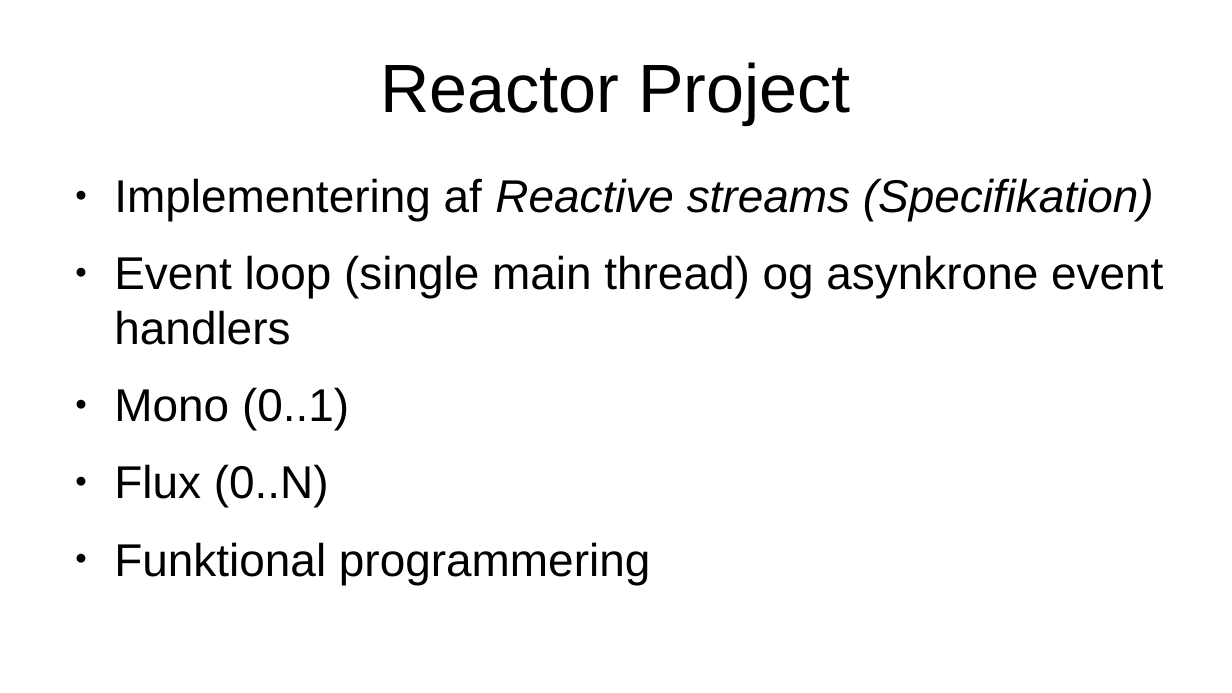
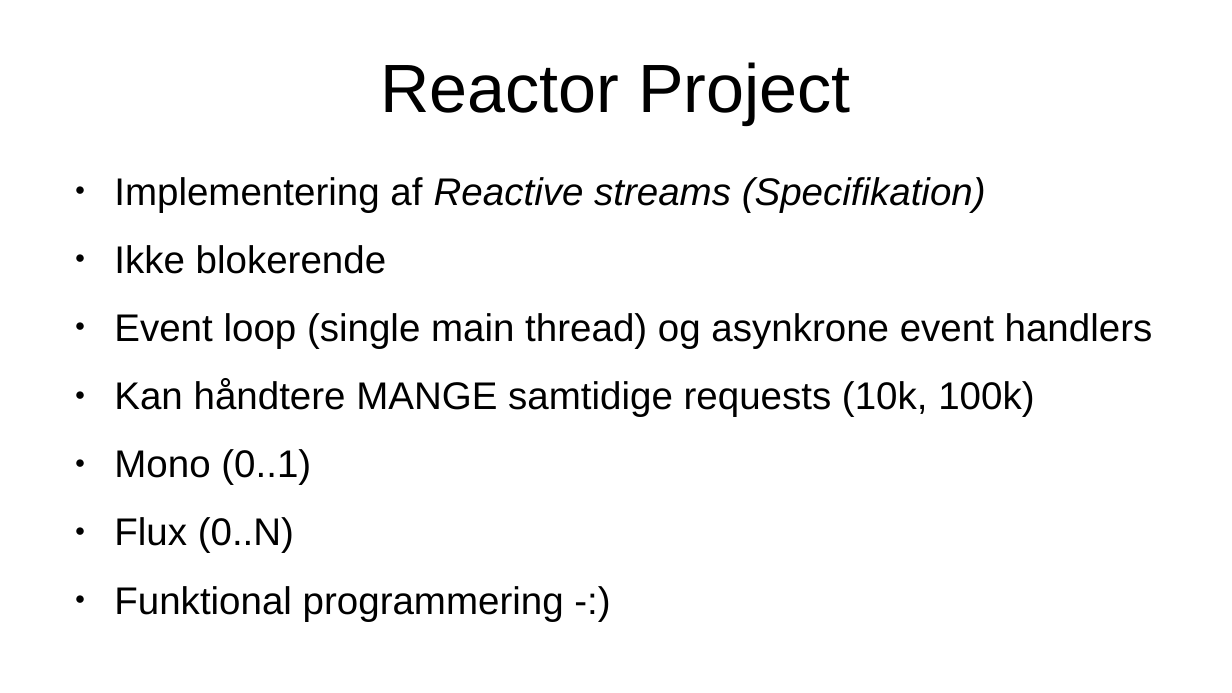
Before and after one commit to piotrskawinski/reactive-demo, a slide deck: slide 5 of docs/Reactive programming.odp (slide 4 before the commit). Drawn at 1232x693 pixels with LibreOffice and Linux fonts; fonts in the diff are those of the drawing. Boxes give left, top, right and bottom in pixels: in the first picture for what was removed or moved away, otherwise in the second. Text is boxed around its words. In the diff, an @@ line names an element or a change of style, - is before the commit and + after.

```diff
--- a/docs/Reactive programming.odp
+++ b/docs/Reactive programming.odp
@@ text at (114,177,1153,553): size 29.6 to 24.8 pt in "Implementering af Reactive streams (Specifikation)", "Event loop (single main thread) og asynkrone ...", "Mono (0..1)", "Flux (0..N)" @@
@@ text at (114,245,387,274): paragraph added @@
+● Ikke blokerende
@@ text at (114,379,1034,417): paragraph added @@
+● Kan håndtere MANGE samtidige requests (10k, 100k)
@@ text at (114,542,650,584): text changed; size 29.6 to 24.8 pt @@
-● Funktional programmering
+● Funktional programmering -:)
```
Also in this commit, not shown: 7 other slides changed, 1 slide added, 3 other files.
